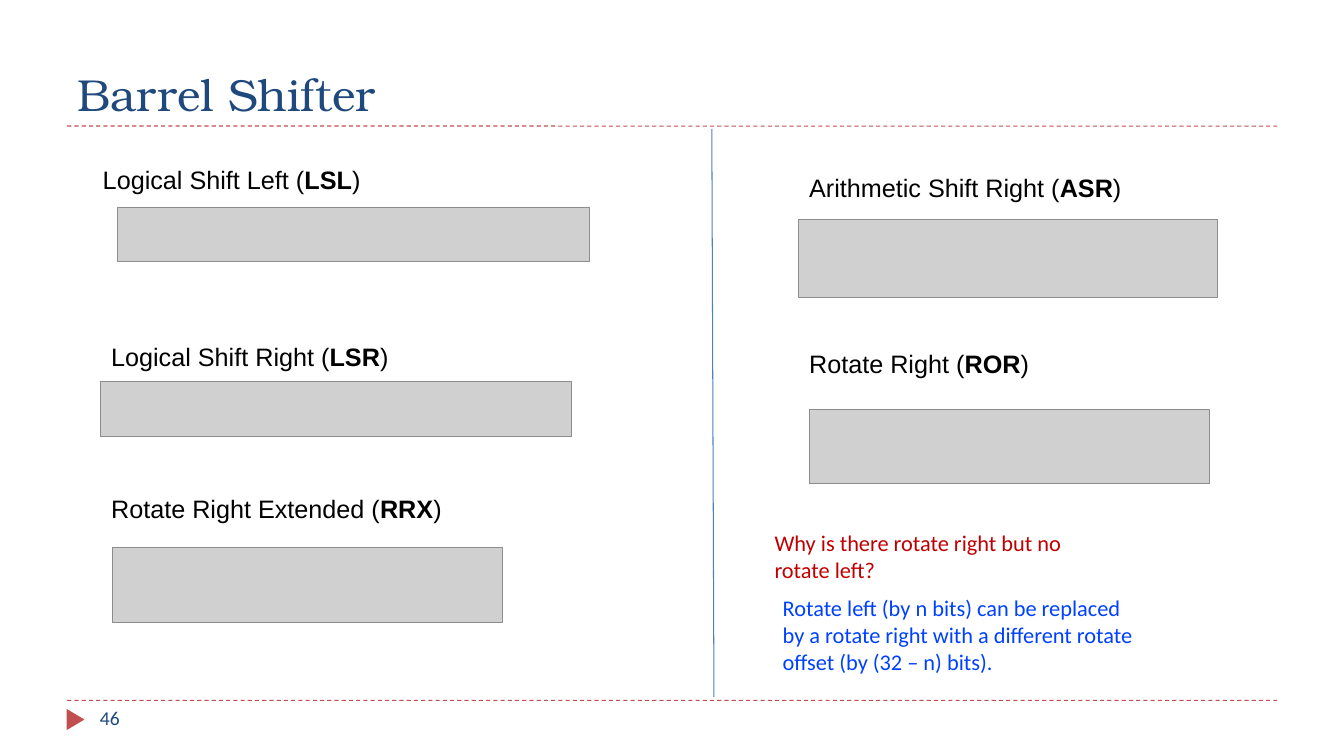
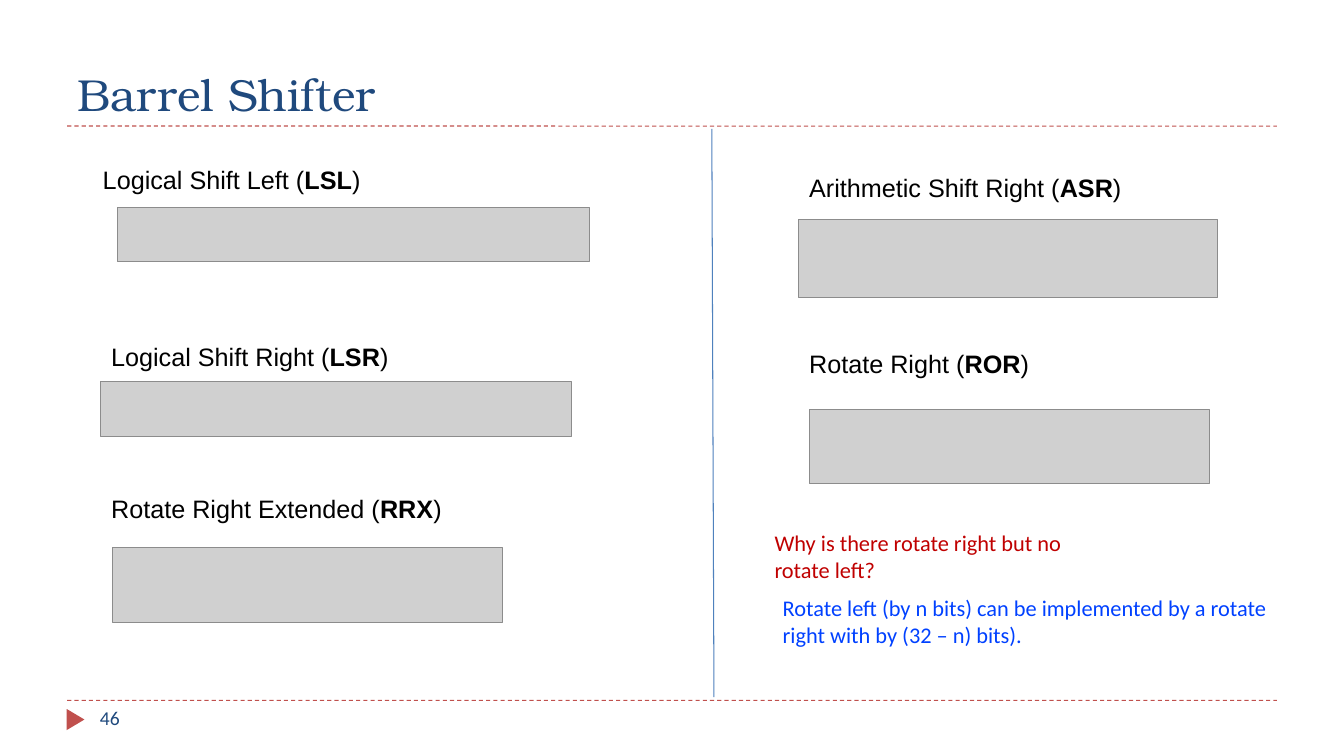
Before and after one commit to guhofstra/CSC111Sp26, a slide deck: slide 46 of PPTs/Ch4_ARM_Arithmetic_Logic.pptx. Drawn at 1344x756 pixels with LibreOffice and Linux fonts; fonts in the diff are those of the drawing; grey boxes stand for pictures. Boxes give left, top, right and bottom in pixels: in the first picture for what was removed or moved away, otherwise in the second. Text is boxed around its words. In the diff, an @@ line names an element or a change of style, - is before the commit and + after.

```diff
--- a/PPTs/Ch4_ARM_Arithmetic_Logic.pptx
+++ b/PPTs/Ch4_ARM_Arithmetic_Logic.pptx
@@ text at [783, 600, 1266, 647]: text changed @@
-Rotate left (by n bits) can be replaced by a rotate right with a different rotate offset (by (32 – n) bits).
+Rotate left (by n bits) can be implemented by a rotate right with by (32 – n) bits).
```
Also in this commit, not shown: 3 other slides changed, 5 other files.
